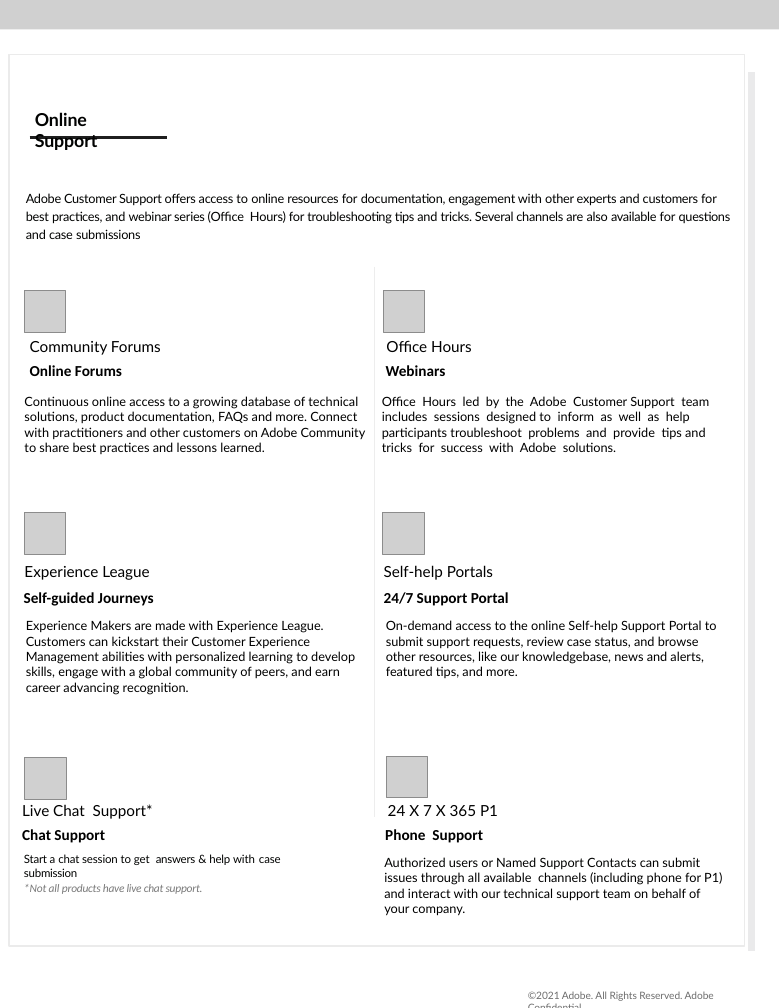
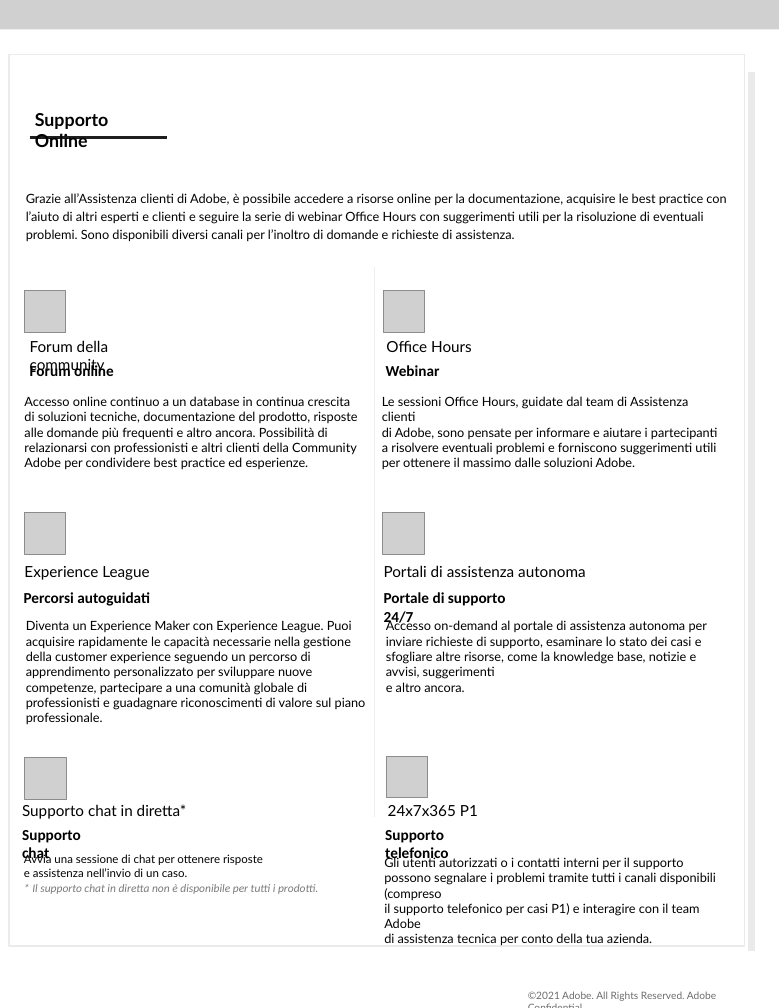
Before and after one commit to AdobeDocs/support-resources.it-IT, a slide deck: slide 2 of help/data-sheets/assets/OnlineSupportDatasheet.pptx. Drawn at 779x1008 pixels with LibreOffice and Linux fonts; fonts in the diff are those of the drawing; grey boxes stand for pictures; background and template pictures are left out. Boxes give left, top, right and bottom in pixels: in the first picture for what was removed or moved away, otherwise in the second. Text is boxed around its words. In the diff, an @@ line names an element or a change of style, - is before the commit and + after.

```diff
--- a/help/data-sheets/assets/OnlineSupportDatasheet.pptx
+++ b/help/data-sheets/assets/OnlineSupportDatasheet.pptx
@@ text at [35,113,109,147]: text changed @@
-Online Support
+Supporto Online
@@ text at [26,193,726,242]: text changed @@
-Adobe Customer Support offers access to online resources for documentation, engagement with other experts and customers for best practices, and webinar series (Office Hours) for troubleshooting tips and tricks. Several channels are also available for questions and case submissions
+Grazie all’Assistenza clienti di Adobe, è possibile accedere a risorse online per la documentazione, acquisire le best practice con l’aiuto di altri esperti e clienti e seguire la serie di webinar Office Hours con suggerimenti utili per la risoluzione di eventuali problemi. Sono disponibili diversi canali per l’inoltro di domande e richieste di assistenza.
@@ text at [30,340,108,374]: text changed @@
-Community Forums
+Forum della community
@@ text at [30,363,114,376]: text changed @@
-Online Forums
+Forum online
@@ text at [386,365,440,376]: text changed @@
-Webinars
+Webinar
@@ text at [24,396,358,469]: text changed @@
-Continuous online access to a growing database of technical solutions, product documentation, FAQs and more. Connect with practitioners and other customers on Adobe Community to share best practices and lessons learned.
+Accesso online continuo a un database in continua crescita
+di soluzioni tecniche, documentazione del prodotto, risposte alle domande più frequenti e altro ancora. Possibilità di relazionarsi con professionisti e altri clienti della Community Adobe per condividere best practice ed esperienze.
@@ text at [382,396,718,469]: text changed @@
-Office Hours led by the Adobe Customer Support team includes sessions designed to inform as well as help participants troubleshoot problems and provide tips and tricks for success with Adobe solutions.
+Le sessioni Office Hours, guidate dal team di Assistenza clienti
+di Adobe, sono pensate per informare e aiutare i partecipanti
+a risolvere eventuali problemi e forniscono suggerimenti utili
+per ottenere il massimo dalle soluzioni Adobe.
@@ text at [384,565,585,577]: text changed @@
-Self-help Portals
+Portali di assistenza autonoma
@@ text at [24,592,150,606]: text changed @@
-Self-guided Journeys
+Percorsi autoguidati
@@ text at [384,592,506,626]: text changed @@
-24/7 Support Portal
+Portale di supporto 24/7
@@ text at [26,620,366,724]: text changed @@
-Experience Makers are made with Experience League. Customers can kickstart their Customer Experience Management abilities with personalized learning to develop skills, engage with a global community of peers, and earn career advancing recognition.
+Diventa un Experience Maker con Experience League. Puoi acquisire rapidamente le capacità necessarie nella gestione della customer experience seguendo un percorso di apprendimento personalizzato per sviluppare nuove competenze, partecipare a una comunità globale di professionisti e guadagnare riconoscimenti di valore sul piano professionale.
@@ text at [386,619,707,679]: text changed @@
-On-demand access to the online Self-help Support Portal to submit support requests, review case status, and browse other resources, like our knowledgebase, news and alerts, featured tips, and more.
+Accesso on-demand al portale di assistenza autonoma per inviare richieste di supporto, esaminare lo stato dei casi e sfogliare altre risorse, come la knowledge base, notizie e avvisi, suggerimenti
+e altro ancora.
@@ text at [22,804,117,819]: text changed @@
-Chat Support
+Supporto chat
@@ text at [388,805,478,816]: text changed @@
-24 X 7 X 365 P1
+24x7x365 P1
@@ text at [385,830,448,863]: text changed @@
-Phone Support
+Supporto telefonico
@@ text at [24,854,318,894]: text changed @@
-Start a chat session to get answers & help with case submission
-*Not all products have live chat support.
+Avvia una sessione di chat per ottenere risposte
+e assistenza nell’invio di un caso.
+* Il supporto chat in diretta non è disponibile per tutti i prodotti.
@@ text at [384,856,716,946]: text changed; text colour #000000 to #020302 @@
-Authorized users or Named Support Contacts can submit issues through all available channels (including phone for P1) and interact with our technical support team on behalf of your company.
+Gli utenti autorizzati o i contatti interni per il supporto possono segnalare i problemi tramite tutti i canali disponibili (compreso
+il supporto telefonico per casi P1) e interagire con il team Adobe
+di assistenza tecnica per conto della tua azienda.
@@ text at [40,884,150,894]: text changed @@
-Live Chat Support*
+Supporto chat in diretta*
@@ text "©2021 Adobe. All Rights Reserved. ..." at [528,991,716,1001]: letter spacing -0.1 to 0 pt @@
```
Also in this commit, not shown: 2 other slides changed, 7 other files.
